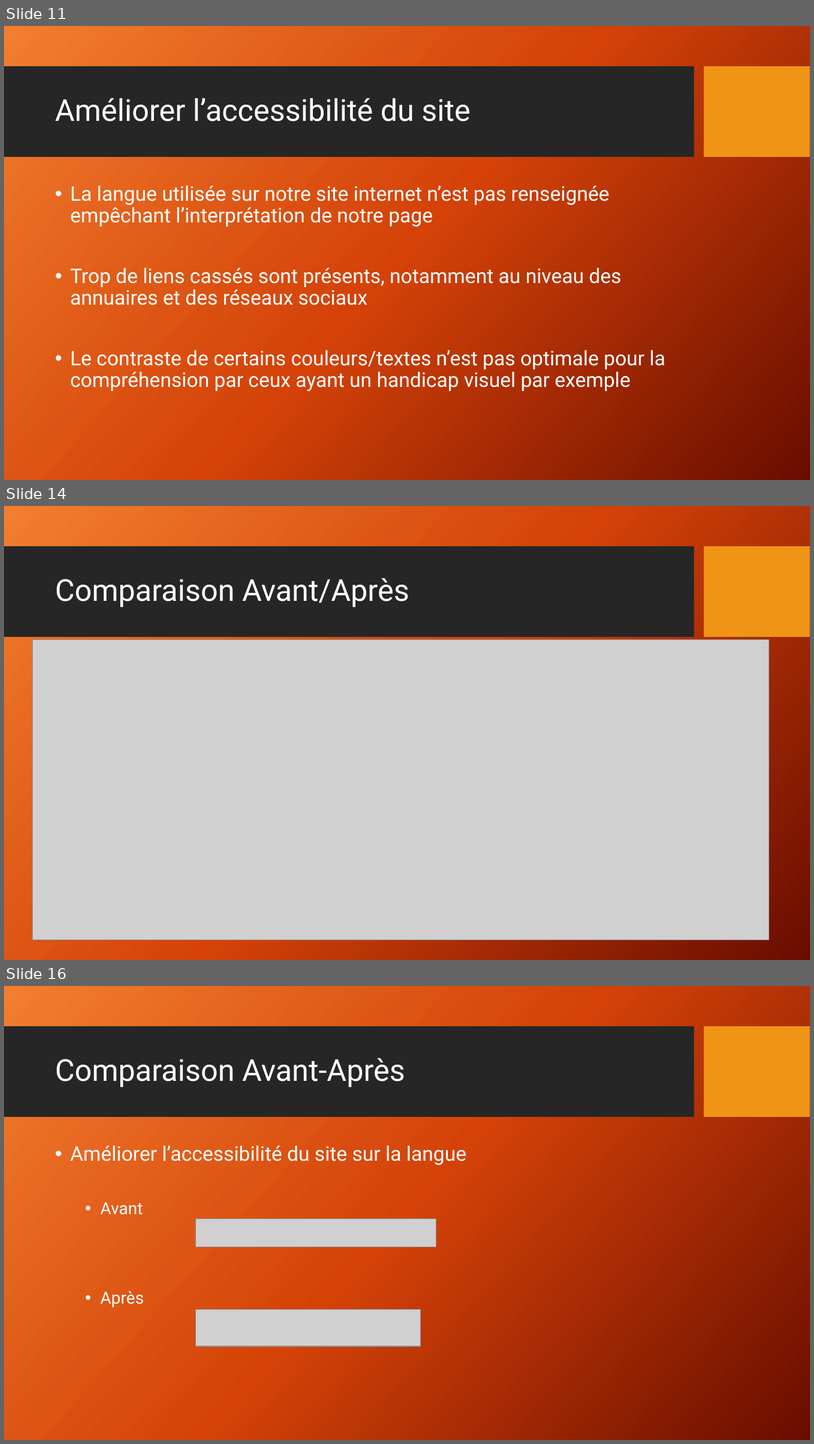
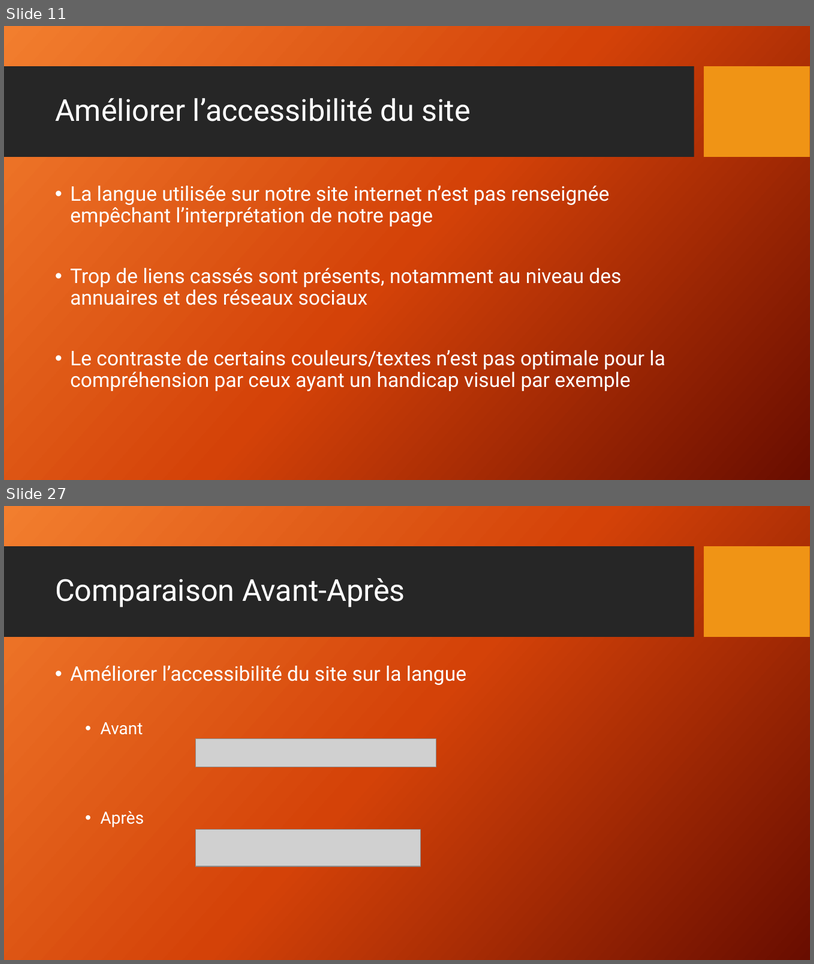
Before and after one commit to RichardZ1/Projet4_Referencement, a slide deck: Les 10 recommandations+Comparaison.pptx. Shown one above the other, each under a label of ours: slides 11, 14 and 16 before the commit, slides 11 and 27 after it; the slides between them are not shown. The pictures are 814x1444 and 814x964 pixels, drawn with LibreOffice and Linux fonts; fonts in the diff are those of the drawing; grey boxes stand for pictures; background and template pictures are left out. Boxes give left, top, right and bottom in pixels: in the first picture for what was removed or moved away, otherwise in the second. Text is boxed around its words. In the diff, an @@ line names an element or a change of style, - is before the commit and + after.

Commit message:
Correction après Validation W3C

```diff
--- a/Les 10 recommandations+Comparaison.pptx
+++ b/Les 10 recommandations+Comparaison.pptx
@@ slide 14 removed at (4, 506, 810, 960), background picture (left out); not listed: 2 template elements that a slide beside it also shows @@
@@ title removed at (55, 578, 410, 607) @@
-Comparaison Avant/Après
@@ picture removed at (32, 639, 770, 940) @@
@@ what was slide 16 is now slide 27 @@
```
Also in this commit, not shown: 2 slides changed, 13 slides added, 1 other slide removed, 1 other file.
